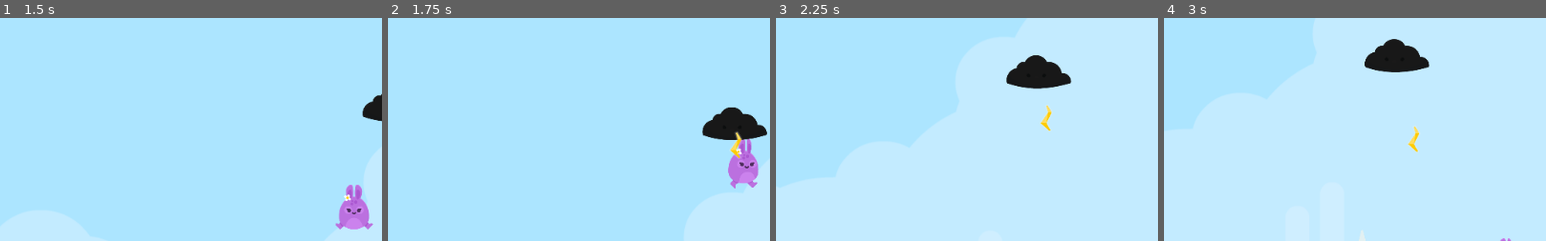
Above: before the commit, frames 1-4 (left to right).
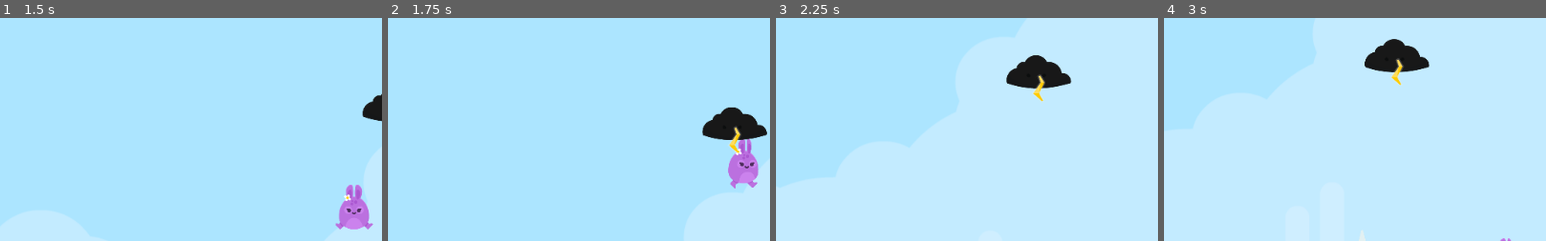
Above: after the commit, the same moments.

Repository: KennedyMungai/SimplePlatformer
Game: Godot game, scene res://Scenes/Levels/Level1.tscn
The game is run twice, just before and just after one commit, with the same random seed, the same clock (stepped at 60 frames per second) and the same inputs.
Inputs:
- Up to frame 1 (1.5 s): hold D (right) from 0.53 s (still down); tap W (jump) at 0.77 s
- Up to frame 2 (1.75 s): keep holding D (right); tap W (jump) at 1.52 s
- Up to frame 3 (2.25 s): release D (right) at 2.03 s; hold A (left) from 2.03 s (still down)
- Up to frame 4 (3 s): release A (left) at 2.78 s; hold D (right) from 2.78 s (still down)
The pictures show only the part of the screen within x 18-68%, y 5-55%; the shares and areas given below are measured in that part.

Frame 1 is identical in both runs. In frame 2, 0.3% of the frame differs, in the area x 89-93%, y 48-64%; in frame 3, 0.3%; in frame 4, 0.3%, in the area x 59-67%, y 17-61%.
Error after the commit: Parse Error: The method "manage_collision" isn't declared in the current class. (res://Scripts/Lightning.gd:13)

Commit message:
Called the manage_collision function every frame

Diff:
--- a/Scripts/Lightning.gd
+++ b/Scripts/Lightning.gd
@@ -10,6 +10,7 @@
 
 func _process(delta: float) -> void:
 	position.y += SPEED * delta;
+	manage_collision();
 
 
 func _on_VisibilityNotifier2D_screen_exited() -> void:
